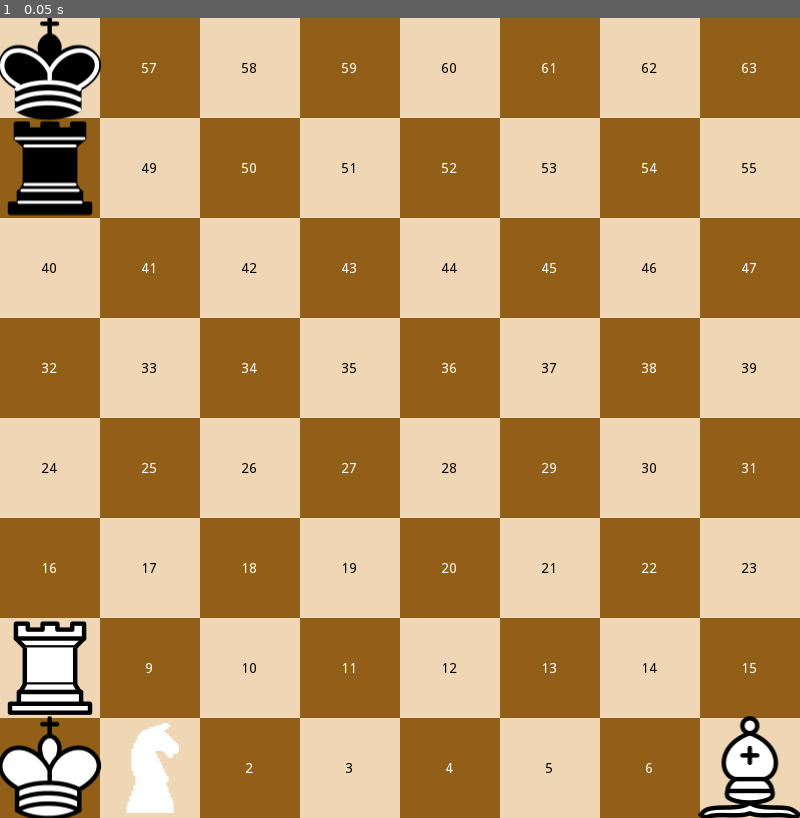
Above: before the commit, frame 1.
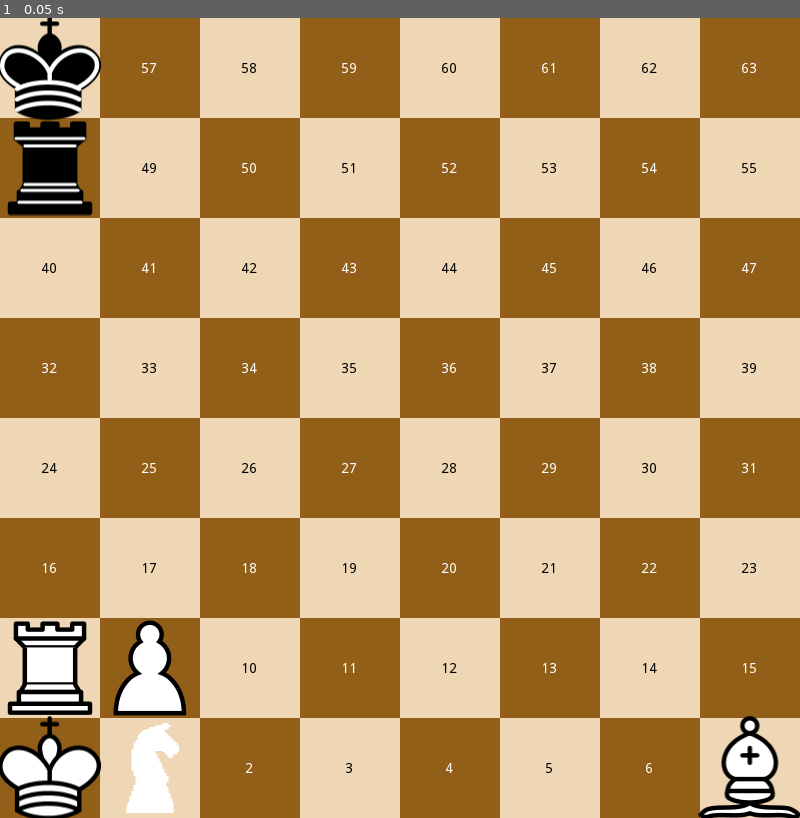
Above: after the commit, the same moment.

Repository: sammy-kuang/EvolutionChess
Game: Godot game, scene res://Main.tscn
The game is run twice, just before and just after one commit, with the same random seed, the same clock (stepped at 60 frames per second) and the same inputs.
Inputs:
- Up to frame 1 (0.05 s): no input

The runs differ from the first frame. In frame 1, 0.7% of the frame differs, in the area x 14-24%, y 75-88%.

Commit message:
seperate legal moves from possible moves, finish basic piece movement

Diff:
--- a/Instances/Piece.gd
+++ b/Instances/Piece.gd
@@ -9,7 +9,7 @@
 
 # piece type and team
 var piece_type = 0
-var team = 0
+var team_index = 0
 var team_prefix = ""
 
 # moves
@@ -19,7 +19,7 @@
 # Called when the node enters the scene tree for the first time.
 func _ready():
 	main_ref = tile.main_ref
-	team_prefix = "white_" if team == 0 else "black_"
+	team_prefix = "white_" if team_index == 0 else "black_"
 	set_piece_type(piece_type)
 
 func set_piece_type(new_piece_type : int):
@@ -34,7 +34,7 @@
 		if piece == null:
 			ret_data.append(Move.new(self.tile, t, self, null))
 		else:
-			if piece.team == team:
+			if piece.team_index == team_index:
 				break
 			else:
 				ret_data.append(Move.new(self.tile, t, self, piece))
@@ -86,46 +86,88 @@
 #	if !get_team().get_enemy_team().has_enemy_in_check():
 #		possible_moves.append(move)
 
-func generate_possible_moves(pseudo_check : bool =  true): # this is gonna be messy...
+func generate_possible_moves(): # this is gonna be messy...
 	possible_moves.clear()
 
 	var generation = []
 	match piece_type:
 		0: # pawn
-			pass
+			var y = 1 if team_index == 0 else -1
+			var vec = Vector2(tile.tile_pos.x, tile.tile_pos.y + y)
+			var t = main_ref.position_to_tile(vec)
+			var up = main_ref.position_to_tile(Vector2(tile.tile_pos.x, tile.tile_pos.y + y*2))
+			if t != null: # moving forward
+				if t.piece == null:
+					generation.append(Move.new(tile, t, self, null))
+
+					if up != null:
+						if !has_moved and !up.has_piece():
+							generation.append(Move.new(tile, up, self, null))
+
+			var left = main_ref.position_to_tile(Vector2(tile.tile_pos.x-1,tile.tile_pos.y+y)) # left
+			var right = main_ref.position_to_tile(Vector2(tile.tile_pos.x+1,tile.tile_pos.y+y)) # right
+
+			if left != null:
+				if left.has_enemy_piece(team_index):
+					generation.append(Move.new(tile, left, self, left.piece))
+
+			if right != null:
+				if right.has_enemy_piece(team_index):
+					generation.append(Move.new(tile, right, self, right.piece))
 		1: # rook
-			possible_moves.append_array(generate_vertical_moves())
-			possible_moves.append_array(generate_horizontal_moves())
+			generation.append_array(generate_vertical_moves())
+			generation.append_array(generate_horizontal_moves())
 		2: # knight
-			pass
+			var high = main_ref.get_vector_directions(Vector2(1, 2))
+			var low = main_ref.get_vector_directions(Vector2(2, 1))
+
+			for h in high:
+				var t = main_ref.position_to_tile(h+tile.tile_pos)
+				if t != null:
+					if t.is_placeable(team_index):
+						generation.append(Move.new(tile, t, self, t.get_enemy_piece(team_index)))
+
+			for l in low:
+				var t = main_ref.position_to_tile(l+tile.tile_pos)
+				if t != null:
+					if t.is_placeable(team_index):
+						generation.append(Move.new(tile, t, self, t.get_enemy_piece(team_index)))
 		3: # bishop
-			possible_moves.append_array(generate_diagonal_moves())
+			generation.append_array(generate_diagonal_moves())
 		4: # queen
-			possible_moves.append_array(generate_vertical_moves())
-			possible_moves.append_array(generate_horizontal_moves())
-			possible_moves.append_array(generate_diagonal_moves())
+			generation.append_array(generate_vertical_moves())
+			generation.append_array(generate_horizontal_moves())
+			generation.append_array(generate_diagonal_moves())
 		5: # king
 			var s = tile.get_surrounding_tiles()
 			for t in s:
-				if t.has_piece() and t.has_enemy_piece(team):
-					possible_moves.append(Move.new(tile, t, self, t.piece))
+				if t.has_piece() and t.has_enemy_piece(team_index):
+					generation.append(Move.new(tile, t, self, t.piece))
 				elif !t.has_piece():
-					possible_moves.append(Move.new(tile, t, self, null))
-	if pseudo_check:
-		clear_pseudo_legals()
-
-	possible_moves.append(Move.new(tile, tile, self, null)) # always allow the user to put the piece back
+					generation.append(Move.new(tile, t, self, null))
 
 
-func results_in_check(move : Move, team : int):
-	pass
+	return generation
+
+func generate_legal_moves():
+	var moves = generate_possible_moves()
+	var legal_moves = []
+	var enemy_team = get_team().get_enemy_team()
+	for move in moves:
+		main_ref.move(move, true)
+		if !enemy_team.has_enemy_in_check():
+			legal_moves.append(move)
+		main_ref.undo_move(move, true)
+	legal_moves.append(Move.new(tile, tile, self, null)) # always allow the user to put the piece back
+
+	return legal_moves
 
 func set_tile(new_tile):
 	tile = new_tile
 	position = tile.position
 
 func get_team():
-	return main_ref.teams[team]
+	return main_ref.teams[team_index]
 
 
 # Called every frame. 'delta' is the elapsed time since the previous frame.
--- a/Instances/Tile.gd
+++ b/Instances/Tile.gd
@@ -31,7 +31,14 @@
 		if main_ref.mouse_piece.is_possible_move(self):
 			main_ref.drop(main_ref.mouse_piece.get_possible_move(self))
 
-
+func is_placeable(team_index : int) -> bool:
+	if has_piece():
+		if has_enemy_piece(team_index):
+			return true
+		else:
+			return false
+	else:
+		return true
 
 func get_diagonals_of_direction(direction : Vector2, magnitude : int = 7, invert : bool = false):
 	var ret_data = []
@@ -188,9 +195,16 @@
 func has_piece():
 	return (piece != null)
 
-func has_enemy_piece(team : int):
+func get_enemy_piece(team_index : int):
+	if has_enemy_piece(team_index):
+		return piece
+	else:
+		return null
+
+
+func has_enemy_piece(team_index : int):
 	if(has_piece()):
-		return piece.team != team
+		return piece.team_index != team_index
 	else:
 		return false
 
--- a/Main.gd
+++ b/Main.gd
@@ -27,7 +27,7 @@
 func _ready():
 	generate_board()
 	create_teams()
-	parse_fen_string("k7/r8/8/8/8/8/R7/KN5B w KQkq - 0 1")
+	parse_fen_string("k7/r8/8/8/8/8/RP6/KN5B w KQkq - 0 1")
 
 	var p = pieces[1]
 	var up = p.search_for_path_block(p.tile.get_upward())
@@ -50,7 +50,7 @@
 func pickup(piece : Piece):
 	# setting
 	mouse_piece = piece
-	mouse_piece.generate_possible_moves()
+	mouse_piece.possible_moves = mouse_piece.generate_legal_moves()
 	piece.cached_tile = piece.tile
 	piece.z_index = 1
 	# de-linking
@@ -74,7 +74,7 @@
 	if move.end_tile == mouse_piece.cached_tile:
 		pass
 	else:
-		pass
+		moved(move)
 
 	# de-linking
 	mouse_piece = null
@@ -112,18 +112,19 @@
 
 
 func moved(move : Move):
-	pass
+	var move_piece = move.move_piece
+	move_piece.has_moved = true
 
 
-func add_piece(piece_type : int, team : int, tile : Tile):
+func add_piece(piece_type : int, team_index : int, tile : Tile):
 	var instance = piece_prefab.instance()
 	instance.main_ref = self
 	instance.tile = tile
 	instance.piece_type = piece_type
-	instance.team = team
+	instance.team_index = team_index
 	instance.position = tile.position
 	tile.piece = instance
-	teams[team].pieces.append(instance)
+	teams[team_index].pieces.append(instance)
 	pieces.append(instance)
 	add_child(instance)
 
--- a/Scripts/Team.gd
+++ b/Scripts/Team.gd
@@ -45,12 +45,22 @@
 	return 1 if team_index == 0 else 0
 
 func has_enemy_in_check():
-	for piece in pieces:
-		if piece.visible == false: # Piece is taken
-			continue
+	for piece in alive_pieces():
 
-		piece.generate_possible_moves(false)
-		for move in piece.possible_moves:
+		var moves = piece.generate_possible_moves()
+		for move in moves:
 			if move.end_tile.index == get_enemy_king().tile.index:
 				return true
 	return false
+
+func alive_pieces():
+	var ret = []
+	for piece in pieces:
+		if piece.visible == true:
+			ret.append(piece)
+	return ret
+
+func generate_moves():
+	for piece in alive_pieces():
+		var dat = piece.generate_possible_moves()
+		return dat
